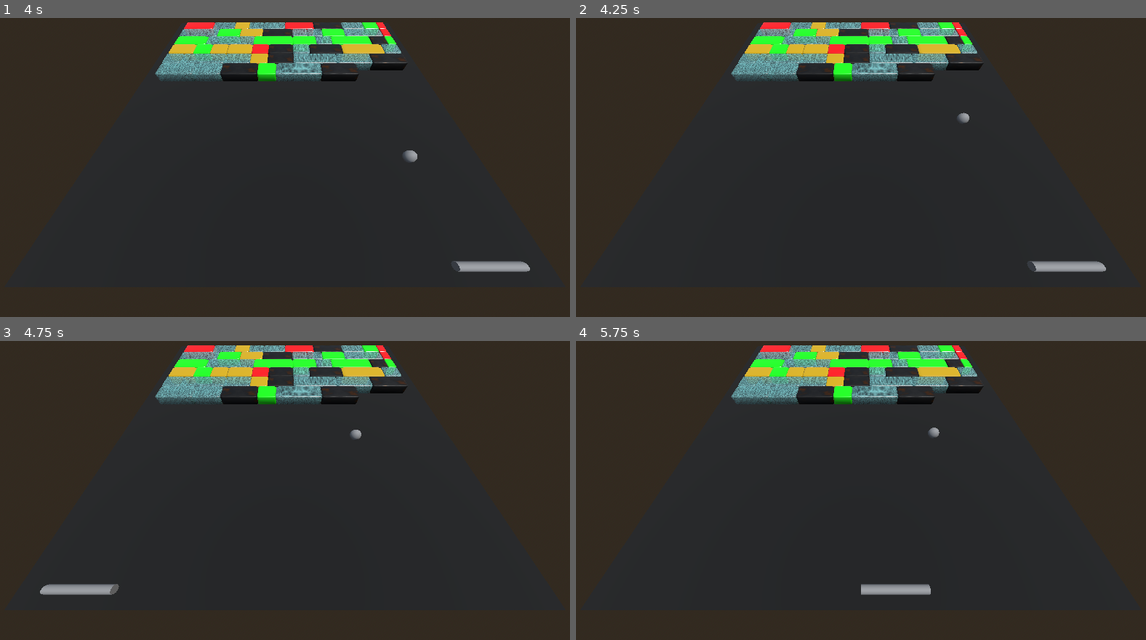
Above: before the commit, frames 1-4 (two rows, left to right).
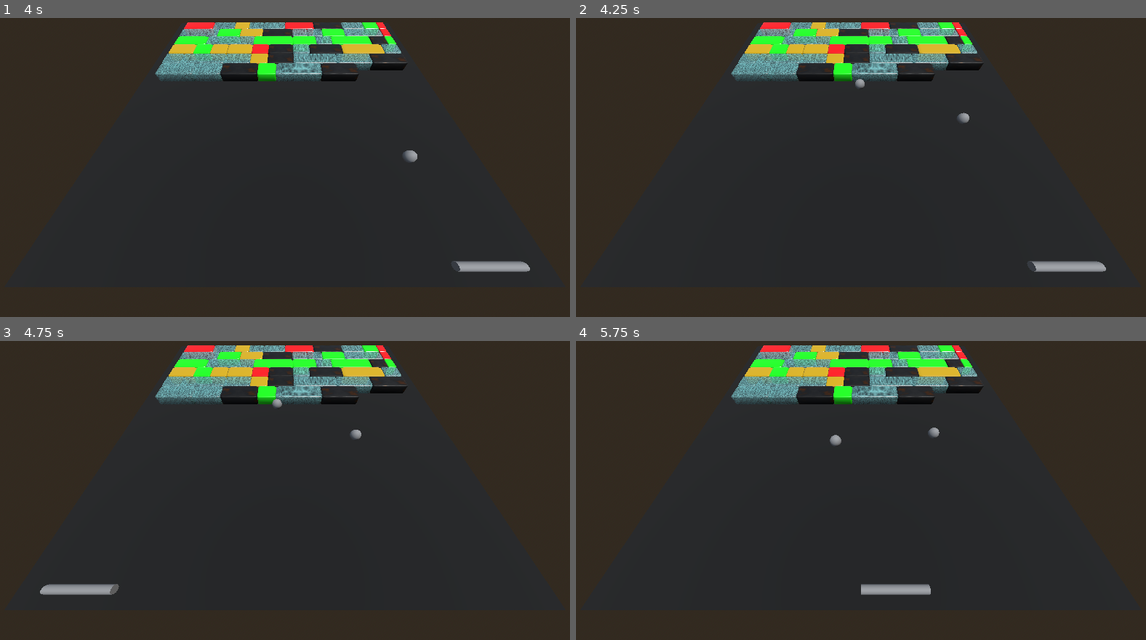
Above: after the commit, the same moments.

Repository: Tom3s/brick-breaker-reborn
Game: Godot game, scene res://test_files/3d_base_scene.tscn
Two runs of this game, one before a commit and one after it. Both use one fixed random seed, a clock stepped at 60 frames per second and the inputs below. The project has no main scene, so this scene is started directly.
Inputs (mouse positions are in pixels of both pictures, inside the frame that each line leads up to):
- Up to frame 1 (4 s): tap Enter at 0.5, 2.75 s; move the mouse to (410, 137) at 0.52 s; click (410, 137) at 0.6 s; move the mouse to (171, 170) at 1.27 s; click (171, 170) at 1.35 s; tap Space at 2 s; move the mouse to (342, 80) at 2.02 s; click (342, 80) at 2.1 s; move the mouse to (256, 218) at 2.77 s; click (256, 218) at 2.85 s; move the mouse to (461, 203) at 3.52 s; click (461, 203) at 3.6 s
- Up to frame 2 (4.25 s): tap P (debug_powerup, bound only after the commit) at 4.15 s
- Up to frame 3 (4.75 s): move the mouse to (108, 427) at 4.27 s; click (108, 427) at 4.35 s
- Up to frame 4 (5.75 s): move the mouse to (889, 475) at 5.02 s; click (889, 475) at 5.1 s

Frame 1 is identical in both runs. In frame 2, less than 0.1% of the frame differs, in the area x 48-51%, y 20-24%; in frame 3, less than 0.1%; in frame 4, less than 0.1%, in the area x 44-47%, y 31-36%.

Commit message:
Basic powerup with debug
Added basic powerup functionality through debug keys

Diff:
--- /dev/null
+++ b/game_logic/Powerup.gd
@@ -0,0 +1,42 @@
+extends Node
+class_name Powerup
+
+enum Type {
+	NONE,
+}
+
+var type: Type = Type.NONE
+
+
+
+var position: Vector2
+var velocity: Vector2
+
+var start_velocity: float = 128.0
+
+var asset: Node3D
+
+var grace_distance: float = 16.0
+
+func randomize_velocity() -> void:
+	velocity = Vector2(randf_range(-0.5, 0.5), -1).normalized()
+	velocity *= start_velocity
+
+func move(delta: float) -> void:
+	velocity += Vector2.DOWN * Global.GRAVITY * delta
+
+	position += velocity * delta
+
+func collide_with_paddle(paddle: Paddle) -> bool:
+	var line: LineCollider = paddle.line
+
+	var p1: Vector2 = line.p1 + paddle.position
+	var p2: Vector2 = line.p2 + paddle.position
+
+	if p1.x < position.x || p2.x > position.x:
+		return false
+
+	if abs(position.y - p1.y) < grace_distance:
+		return true
+
+	return false
--- /dev/null
+++ b/global/Global.gd
@@ -0,0 +1,5 @@
+extends Node
+
+var GRAVITY: float = 256.0
+
+var DEBUG: bool = true
--- a/project.godot
+++ b/project.godot
@@ -13,6 +13,10 @@
 config/name="brick-breaker-reborn"
 config/features=PackedStringArray("4.5", "Mobile")
 config/icon="res://icon.svg"
+
+[autoload]
+
+Global="*res://global/Global.gd"
 
 [debug]
 
@@ -30,6 +34,11 @@
 "events": [Object(InputEventMouseButton,"resource_local_to_scene":false,"resource_name":"","device":-1,"window_id":0,"a …(258 unchanged characters)…
 ]
 }
+debug_powerup={
+"deadzone": 0.2,
+"events": [Object(InputEventKey,"resource_local_to_scene":false,"resource_name":"","device":-1,"window_id":0,"alt_pressed":false,"shift_pressed":false,"ctrl_pressed":false,"meta_pressed":false,"pressed":false,"keycode":0,"physical_keycode":80,"key_label":0,"unicode":112,"location":0,"echo":false,"script":null)
+]
+}
 
 [rendering]
 
--- a/test_files/3d_base_scene.gd
+++ b/test_files/3d_base_scene.gd
@@ -8,6 +8,7 @@
 @onready var block_parent: Node3D = %Blocks
 @onready var mouse_input_handler: MouseInputHandler = %MouseInputHandler
 
+@onready var debug_parent: Node3D = %Debug
 
 var ball: Ball = Ball.new()
 var paddle: Paddle = Paddle.new()
@@ -19,6 +20,8 @@
 var broken_block_count: int = 0
 var nr_metal_blocks: int = 0
 
+var powerups: Array[Powerup]
+
 func _ready() -> void:
 	# ball.randomize_velocity()
 
@@ -38,7 +41,25 @@
 	paddle.set_line(ball.radius)
 
 
+
 func _process(delta: float) -> void:
+	if Global.DEBUG:
+		if Input.is_action_just_pressed("debug_powerup"):
+			var powerup: Powerup = Powerup.new()
+			powerup.randomize_velocity()
+
+			var mesh: MeshInstance3D = MeshInstance3D.new()
+			mesh.mesh = SphereMesh.new()
+			mesh.mesh.radius = 16
+			mesh.mesh.height = 32
+			debug_parent.add_child(mesh)
+
+			powerup.asset = mesh
+
+			powerups.push_back(powerup)
+
+
+
 	if !ball.released:
 		ball.set_position(paddle.position + Vector2.UP * ball.radius * 2)
 	else:
@@ -74,6 +95,19 @@
 
 	ball.collide_with_paddle(paddle)
 
+
+	# update powerups
+	for powerup: Powerup in powerups:
+		powerup.move(delta)
+		powerup.asset.position.x = powerup.position.x
+		powerup.asset.position.z = powerup.position.y
+		powerup.asset.position.y = ball.radius * 2
+
+		collide_with_screen(powerup)
+
+		if powerup.collide_with_paddle(paddle):
+			powerups.erase(powerup)
+			debug_parent.remove_child(powerup.asset)
 
 
 	# if collided:
@@ -185,5 +219,17 @@
 	generate_map()
 
 func are_breakable_blocks_remaining() -> bool:
-	print(broken_block_count, " ", blocks.size(), "-", nr_metal_blocks)
 	return broken_block_count >= blocks.size() - nr_metal_blocks
+
+func collide_with_screen(powerup: Powerup) -> void:
+	var grid_unit_size: Vector2 = Vector2.ONE * BreakableGrid.GRID_SIZE * BreakableGrid.CELL_SIZE
+	var left: float = -grid_unit_size.x / 2
+	var right: float = grid_unit_size.x / 2
+
+	if powerup.position.x < left:
+		powerup.position.x += (left - powerup.position.x) * 2
+		powerup.velocity.x *= -1
+
+	elif powerup.position.x > right:
+		powerup.position.x -= (powerup.position.x - right) * 2
+		powerup.velocity.x *= -1
--- a/test_files/3d_base_scene.tscn
+++ b/test_files/3d_base_scene.tscn
@@ -68,3 +68,6 @@
 
 [node name="DirectionalLight3D" type="DirectionalLight3D" parent="."]
 transform = Transform3D(0.9514685, 0.062775366, 0.3012754, -0.30547336, 0.073897764, 0.9493287, 0.03733088, -0.9952881, 0.08948761, 0, 114.729614, 0)
+
+[node name="Debug" type="Node3D" parent="."]
+unique_name_in_owner = true
Not shown, added: game_logic/Powerup.gd.uid
Not shown, added: global/Global.gd.uid
